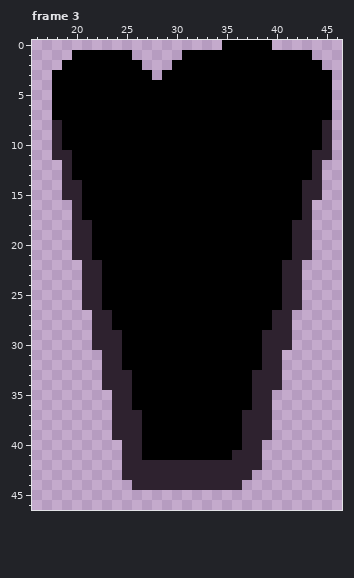
A pixel-art file gets an edit: levels_and_level_objects/Stalctite/stalactite_big_hazard.aseprite. Above is the file before it was changed.
64x80 pixels, 3 frames. Shown: frame 3: x 16..46, y 0..46.
After:
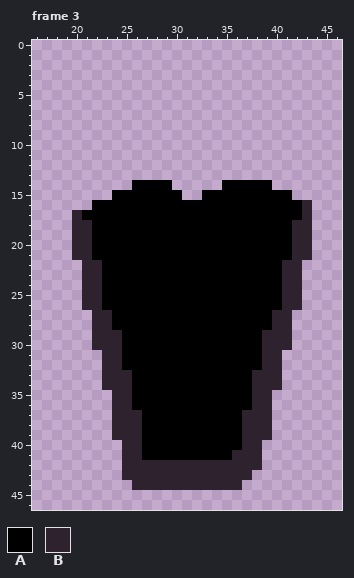
Palette (. is transparent): A #000000  B #2e222f
Edits made:
Frame 3:
y 0: x 35..39 AAAAA -> .....
y 1: x 20..25 AAAAAA -> ......; x 31..43 AAAAAAAAAAAAA -> .............
y 2: x 19..26 AAAAAAAA -> ........; x 30..44 AAAAAAAAAAAAAAA -> ...............
y 3: x 18..27 AAAAAAAAAA -> ..........; x 29..45 AAAAAAAAAAAAAAAAA -> .................
y 4..7: x 18..45 AAAAAAAAAAAAAAAAAAAAAAAAAAAA -> ............................
y 8..10: x 18..45 BAAAAAAAAAAAAAAAAAAAAAAAAAAB -> ............................
y 11: x 18..45 BBAAAAAAAAAAAAAAAAAAAAAAAABB -> ............................
y 12..13: x 19..44 BAAAAAAAAAAAAAAAAAAAAAAAAB -> ..........................
y 14: x 19..25 BBAAAAA -> .......; x 30..34 AAAAA -> .....; x 40..44 AAABB -> .....
y 15: x 19..23 BBAAA -> .....; x 31..32 AA -> ..; x 42..44 ABB -> ...
y 16: x 20..21 BA -> ..
Boxes around the changes in both pictures, in picture pixels (x1, y1, x2, y2):
erased: (52, 40, 332, 210)
